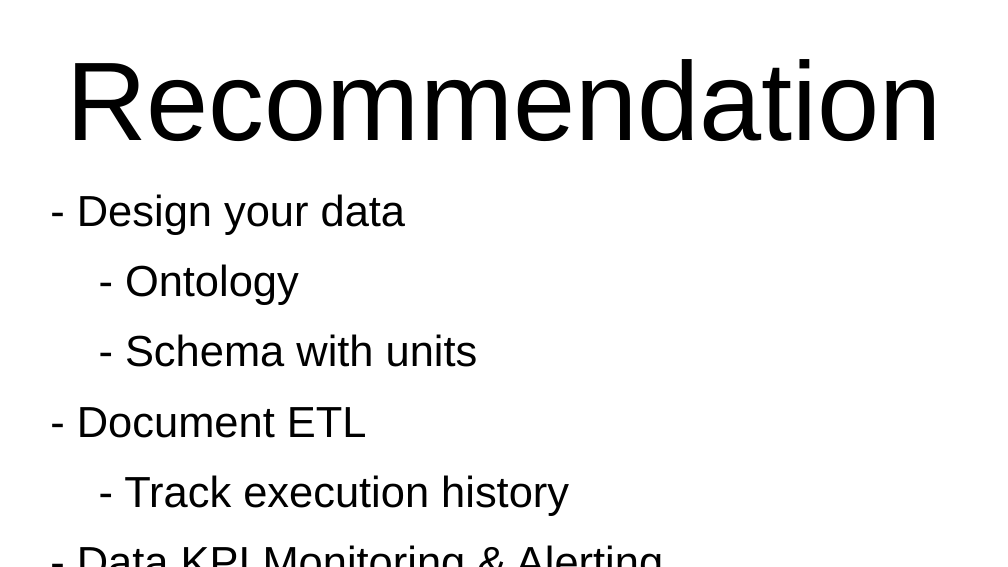
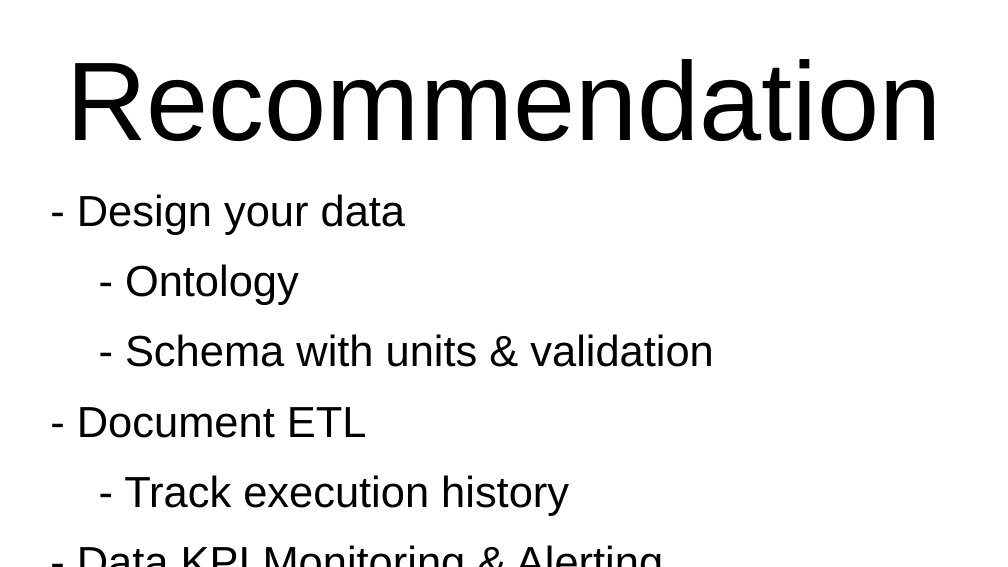
Before and after one commit to tebeka/talks, a slide deck: slide 37 of data-management/data-management.odp. Drawn at 1008x567 pixels with LibreOffice and Linux fonts; fonts in the diff are those of the drawing. Boxes give left, top, right and bottom in pixels: in the first picture for what was removed or moved away, otherwise in the second. Text is boxed around its words. In the diff, an @@ line names an element or a change of style, - is before the commit and + after.

```diff
--- a/data-management/data-management.odp
+++ b/data-management/data-management.odp
@@ text at [125, 334, 713, 367]: text changed @@
-- Schema with units
+- Schema with units & validation
```
Also in this commit, not shown: 1 other slide changed.
